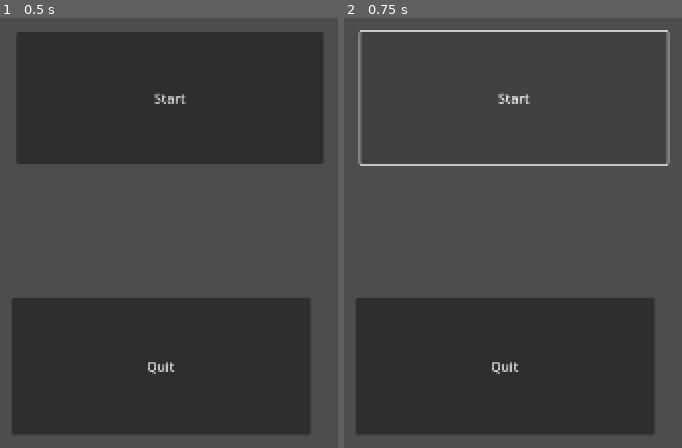
Above: before the commit, frames 1-2 (left to right).
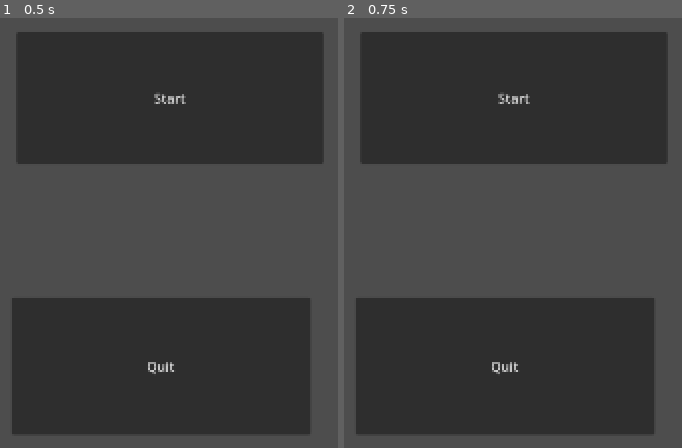
Above: after the commit, the same moments.

Repository: Koloss0/Out-Of-The-Gutter
Game: Godot game, scene res://Scenes/title_page.tscn
The game is run twice, just before and just after one commit, with the same random seed, the same clock (stepped at 60 frames per second) and the same inputs.
Inputs:
- Up to frame 1 (0.5 s): no input
- Up to frame 2 (0.75 s): click "Start" at 0.5 s

Frame 1 is identical in both runs. In frame 2, 1.6% of the frame differs, in the area x 4-97%, y 2-35%.

Commit message:
feature: added scene manager

Diff:
--- /dev/null
+++ b/Autoloads/SceneManager.gd
@@ -0,0 +1,35 @@
+extends Node
+
+signal load_progress_updated(progress : float)
+
+const SCENES : Dictionary = {
+	"TitlePage" : "res://Scenes/title_page.tscn"
+}
+
+
+func fade_to_scene(scene_path : String) -> Error:
+	await SceneTransitioner.fade_in()
+
+	if SCENES.has(scene_path): scene_path = SCENES[scene_path]
+
+	var error = ResourceLoader.load_threaded_request(scene_path)
+	if error != OK: return error
+
+	var loaded : bool = false
+	var progress : Array = []
+	while not loaded:
+		match ResourceLoader.load_threaded_get_status(scene_path, progress):
+			ResourceLoader.ThreadLoadStatus.THREAD_LOAD_INVALID_RESOURCE:
+				return ERR_CANT_RESOLVE
+			ResourceLoader.ThreadLoadStatus.THREAD_LOAD_IN_PROGRESS:
+				load_progress_updated.emit(progress[0])
+			ResourceLoader.ThreadLoadStatus.THREAD_LOAD_FAILED:
+				return ERR_CANT_RESOLVE
+			ResourceLoader.ThreadLoadStatus.THREAD_LOAD_LOADED:
+				loaded = true
+
+	get_tree().change_scene_to_packed(ResourceLoader.load_threaded_get(scene_path))
+
+	await SceneTransitioner.fade_out()
+
+	return OK
--- /dev/null
+++ b/Scenes/scene_transitioner.tscn
@@ -0,0 +1,42 @@
+[gd_scene load_steps=4 format=3 uid="uid://c8odylepaju05"]
+
+[ext_resource type="Script" path="res://Scripts/scene_transitionar.gd" id="1_gocvi"]
+
+[sub_resource type="Animation" id="Animation_6tx4c"]
+resource_name = "fade_in"
+length = 0.5
+tracks/0/type = "value"
+tracks/0/imported = false
+tracks/0/enabled = true
+tracks/0/path = NodePath("Curtain:modulate")
+tracks/0/interp = 1
+tracks/0/loop_wrap = true
+tracks/0/keys = {
+"times": PackedFloat32Array(0, 0.5),
+"transitions": PackedFloat32Array(1, 1),
+"update": 0,
+"values": [Color(1, 1, 1, 0), Color(1, 1, 1, 1)]
+}
+
+[sub_resource type="AnimationLibrary" id="AnimationLibrary_lljw4"]
+_data = {
+"fade_in": SubResource("Animation_6tx4c")
+}
+
+[node name="SceneTransitioner" type="CanvasLayer"]
+layer = 2
+script = ExtResource("1_gocvi")
+
+[node name="Curtain" type="ColorRect" parent="."]
+modulate = Color(1, 1, 1, 0)
+anchors_preset = 15
+anchor_right = 1.0
+anchor_bottom = 1.0
+grow_horizontal = 2
+grow_vertical = 2
+color = Color(0, 0, 0, 1)
+
+[node name="AnimationPlayer" type="AnimationPlayer" parent="."]
+libraries = {
+"": SubResource("AnimationLibrary_lljw4")
+}
--- /dev/null
+++ b/Scripts/scene_transitionar.gd
@@ -0,0 +1,11 @@
+extends CanvasLayer
+
+@onready var animation_player: AnimationPlayer = $AnimationPlayer
+
+func fade_in() -> Signal:
+	animation_player.play("fade_in")
+	return animation_player.animation_finished
+
+func fade_out() -> Signal:
+	animation_player.play_backwards("fade_in")
+	return animation_player.animation_finished
--- a/project.godot
+++ b/project.godot
@@ -15,6 +15,10 @@
 config/features=PackedStringArray("4.2", "Forward Plus")
 config/icon="res://icon.svg"
 
+[autoload]
+
+SceneTransitioner="*res://Scenes/scene_transitioner.tscn"
+
 [display]
 
 window/size/viewport_width=1080
Renamed: HostJoin_page.tscn -> Scenes/HostJoin_page.tscn
